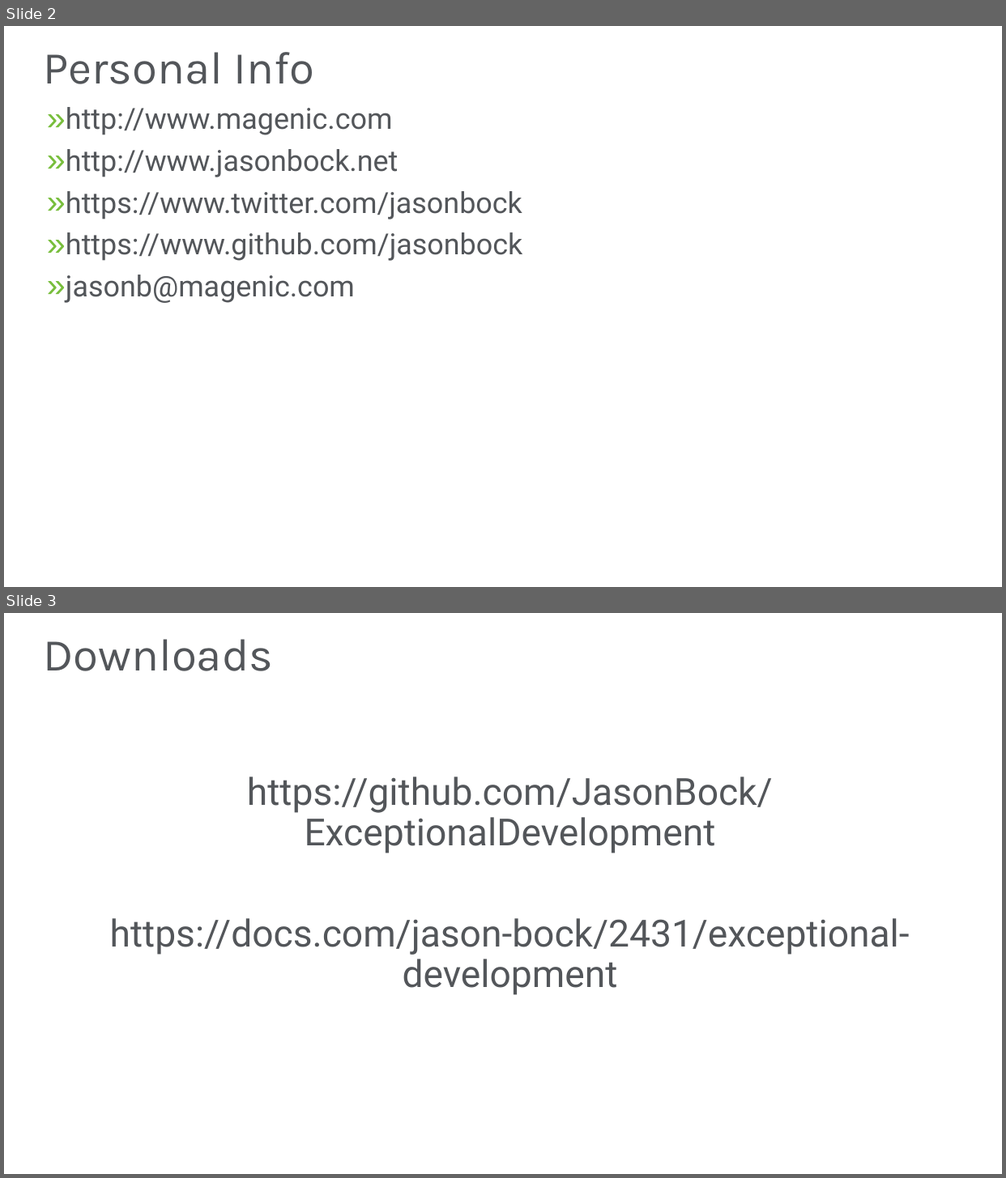
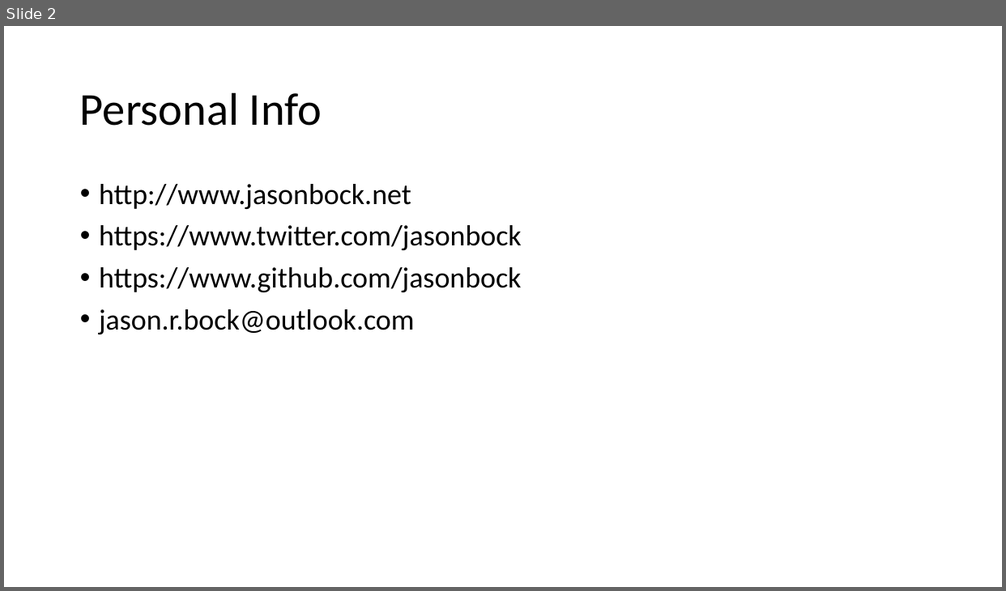
Before and after one commit to JasonBock/Presentations, a slide deck: Exceptional Development.pptx. Shown one above the other, each under a label of ours: slides 2 and 3 before the commit, slide 2 after it. The pictures are 1006x1178 and 1006x591 pixels, drawn with LibreOffice and Linux fonts; fonts in the diff are those of the drawing; background and template pictures are left out. Boxes give left, top, right and bottom in pixels: in the first picture for what was removed or moved away, otherwise in the second. Text is boxed around its words. In the diff, an @@ line names an element or a change of style, - is before the commit and + after.

```diff
--- a/Exceptional Development.pptx
+++ b/Exceptional Development.pptx
@@ slide 3 removed at (4, 613, 1002, 1174), background picture (left out) @@
@@ title removed at (43, 639, 273, 671) @@
-Downloads
@@ text removed at (110, 777, 910, 995) @@
-https://github.com/JasonBock/ExceptionalDevelopment
-https://docs.com/jason-bock/2431/exceptional-development
@@ slide 2 changed as well @@
@@ title "Personal Info": place and size @@
-title "Personal Info" at (43, 52, 315, 84)
+title "Personal Info" at (80, 92, 322, 126)
@@ title "Personal Info" at (80, 92, 322, 126): font Karla to Calibri, text colour #53565A to #000000 @@
@@ text at (66, 107, 393, 135): paragraph removed @@
-» http://www.magenic.com
@@ text "http://www.jasonbock.net": place and size @@
-text "http://www.jasonbock.net" at (66, 107, 522, 303)
+text "http://www.jasonbock.net" at (99, 184, 522, 335)
@@ text at (99, 184, 522, 292): font Roboto to Calibri, text colour #53565A to #000000 in "http://www.jasonbock.net", "https://www.twitter.com/jasonbock", "https://www.github.com/jasonbock"; bullet » to • @@
@@ text at (99, 310, 415, 335): text changed; font Roboto to Calibri; text colour #53565A to #000000 @@
-» jasonb@magenic.com
+• jason.r.bock@outlook.com
```
Also in this commit, not shown: 21 other slides changed, 1 slide added, 1 other slide removed.
